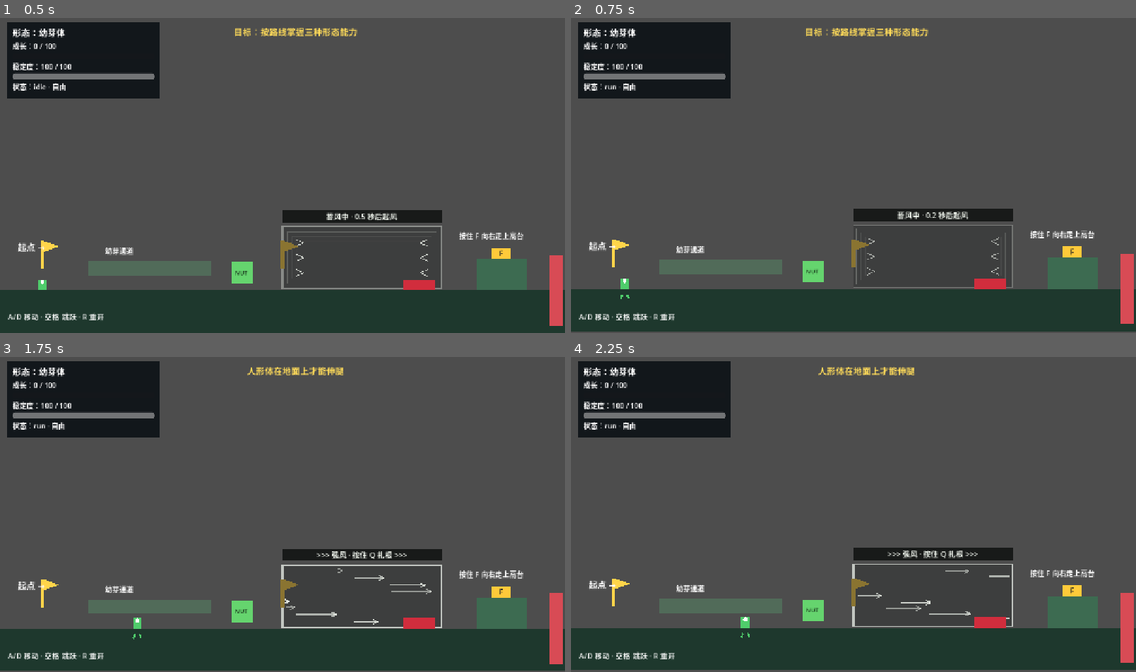
Above: before the commit, frames 1-4 (two rows, left to right).
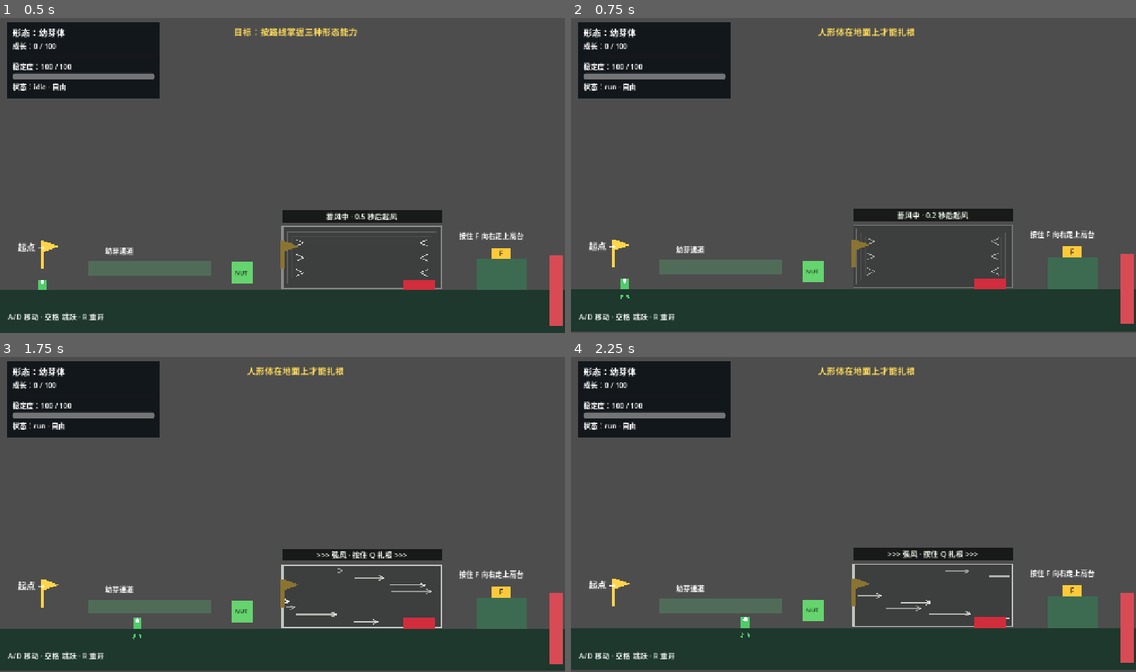
Above: after the commit, the same moments.

Repository: coicy/Yiguang-GGJ
Game: Godot game, scene res://scenes/app/main.tscn
The game is run twice, just before and just after one commit, with the same random seed, the same clock (stepped at 60 frames per second) and the same inputs.
Inputs (mouse positions are in pixels of both pictures, inside the frame that each line leads up to):
- Up to frame 1 (0.5 s): no input
- Up to frame 2 (0.75 s): move the mouse to (977, 159) at 0.52 s; press the mouse at (977, 159) at 0.53 s; hold D (move_right) from 0.53 s (still down)
- Up to frame 3 (1.75 s): keep holding D (move_right); tap Space (jump) at 0.77, 1.52 s; tap Q (ability_primary, bound only before the commit) at 0.8, 1.35 s; move the mouse to (169, 530) at 1.27 s; release the mouse at (169, 530) at 1.28 s; click (169, 530) at 1.42 s; tap F (ability_secondary, bound only before the commit) at 1.55 s
- Up to frame 4 (2.25 s): move the mouse to (910, 442) at 2.02 s; release D (move_right) at 2.03 s; hold A (move_left) from 2.03 s (still down); hold F (ability_secondary, bound only before the commit) from 2.03 s (still down)

Frame 1 is identical in both runs. In frame 2, 0.4% of the frame differs, in the area x 41-64%, y 3-6%; in frame 3, less than 0.1%; in frame 4, less than 0.1%.

Commit message:
feat: use left click and WASD for traversal abilities

Diff:
--- a/features/abilities/ability_controller.gd
+++ b/features/abilities/ability_controller.gd
@@ -85,11 +85,22 @@
 	if _standalone_form != null:
 		_leg_direction = direction.normalized() if not direction.is_zero_approx() else Vector2.ZERO
 		return
-	if not _leg_extended:
+	if not _rooted:
 		return
 	var next_direction := direction.normalized() if not direction.is_zero_approx() else Vector2.ZERO
 	if next_direction.is_zero_approx():
-		return
+		if _leg_extended:
+			stop_secondary()
+		_leg_direction = Vector2.ZERO
+		return
+	if not _leg_extended:
+		if _leg_area == null or _player == null or not _player.set_leg_extension_active(true):
+			feedback_requested.emit("上方空间不足，无法伸腿")
+			return
+		_leg_extended = true
+		_leg_area.set_deferred("monitoring", true)
+		_movement.set_leg_extended(true)
+		ability_state_changed.emit(&"legs")
 	_leg_direction = next_direction
 	_leg_area.position = next_direction * LEG_EXTENSION_OFFSET
 	_leg_area.rotation = next_direction.angle() + PI * 0.5
@@ -150,6 +161,8 @@
 
 func stop_primary() -> void:
 	var changed := false
+	if _leg_extended:
+		stop_secondary()
 	if _rooted:
 		_rooted = false
 		if _movement != null:
@@ -183,7 +196,7 @@
 func cancel_all() -> void:
 	stop_primary()
 	stop_secondary()
-	_leg_direction = Vector2.UP
+	_leg_direction = Vector2.ZERO
 
 
 func is_rooted() -> bool:
--- a/features/player/player.gd
+++ b/features/player/player.gd
@@ -33,14 +33,9 @@
 func _physics_process(delta: float) -> void:
 	resources.tick(delta)
 	abilities.tick()
-	if Input.is_action_just_pressed("ability_primary"):
-		abilities.start_primary()
-	if Input.is_action_just_released("ability_primary"):
-		abilities.stop_primary()
-	if Input.is_action_just_pressed("ability_secondary"):
-		abilities.try_extend_legs()
-	if Input.is_action_just_released("ability_secondary"):
-		abilities.stop_secondary()
+	var leg_direction := Input.get_vector("move_left", "move_right", "move_up", "move_down")
+	abilities.set_leg_extension_direction(leg_direction)
+	visuals.set_leg_direction(leg_direction)
 	var move_dir := Input.get_axis("move_left", "move_right")
 	var jump_held := Input.is_action_pressed("jump")
 
@@ -53,17 +48,9 @@
 
 
 func _unhandled_input(event: InputEvent) -> void:
-	var key_event := event as InputEventKey
-	if key_event != null and key_event.echo:
-		return
 	if event.is_action_pressed("ability_primary"):
-		abilities.start_primary()
-	elif event.is_action_released("ability_primary"):
-		abilities.stop_primary()
-	elif event.is_action_pressed("ability_secondary"):
-		abilities.try_extend_legs()
-	elif event.is_action_released("ability_secondary"):
-		abilities.stop_secondary()
+		abilities.toggle_primary()
+
 
 func _on_form_changed(form_id: StringName) -> void:
 	cancel_actions()
--- a/project.godot
+++ b/project.godot
@@ -64,12 +64,7 @@
 }
 ability_primary={
 "deadzone": 0.5,
-"events": [Object(InputEventKey,"resource_local_to_scene":false,"resource_name":"","device":-1,"window_id":0,"alt_pressed":false,"shift_pressed":false,"ctrl_pressed":false,"meta_pressed":false,"pressed":false,"keycode":0,"physical_keycode":81,"key_label":0,"unicode":113,"location":0,"echo":false,"script":null)
-]
-}
-ability_secondary={
-"deadzone": 0.5,
-"events": [Object(InputEventKey,"resource_local_to_scene":false,"resource_name":"","device":-1,"window_id":0,"alt_pressed":false,"shift_pressed":false,"ctrl_pressed":false,"meta_pressed":false,"pressed":false,"keycode":0,"physical_keycode":70,"key_label":0,"unicode":102,"location":0,"echo":false,"script":null)
+"events": [Object(InputEventMouseButton,"resource_local_to_scene":false,"resource_name":"","device":-1,"window_id":0,"alt_pressed":false,"shift_pressed":false,"ctrl_pressed":false,"meta_pressed":false,"pressed":false,"button_mask":1,"position":Vector2(0, 0),"global_position":Vector2(0, 0),"factor":1.0,"button_index":1,"canceled":false,"double_click":false,"script":null)
 ]
 }
 attack={
--- a/tests/scene/test_player_abilities.gd
+++ b/tests/scene/test_player_abilities.gd
@@ -19,14 +19,11 @@
 	assert(player.form_controller.restore_form(&"humanoid"))
 	await physics_frame
 	player.velocity.x = 240.0
-	Input.action_press(&"ability_primary")
+	_press_primary(player)
 	await _physics_steps(2)
 	assert(player.abilities.is_rooted())
 	assert(is_zero_approx(player.velocity.x))
-	Input.action_release(&"ability_primary")
-	await _physics_steps(2)
-	assert(not player.abilities.is_rooted())
-	Input.action_press(&"ability_secondary")
+	Input.action_press(&"move_up")
 	await _physics_steps(2)
 	assert(player.abilities.is_leg_extended())
 	assert(player.abilities.get_leg_extension_direction() == Vector2.UP)
@@ -35,15 +32,31 @@
 	assert(extended_shape.size.y == player.form_controller.get_current().collision_size.y + Player.LEG_EXTENSION_HEIGHT)
 	var step_platform := _make_step_platform()
 	root.add_child(step_platform)
+	Input.action_release(&"move_up")
+	await _physics_steps(2)
+	Input.action_press(&"move_down")
+	await _physics_steps(2)
+	Input.action_release(&"move_down")
+	assert(player.abilities.get_leg_extension_direction() == Vector2.DOWN)
+	await _physics_steps(2)
+	Input.action_press(&"move_left")
+	await _physics_steps(2)
+	Input.action_release(&"move_left")
+	assert(player.abilities.get_leg_extension_direction() == Vector2.LEFT)
+	await _physics_steps(2)
 	Input.action_press(&"move_right")
-	await _physics_steps(20)
+	await _physics_steps(2)
 	Input.action_release(&"move_right")
-	assert(player.global_position.x > 45.0)
-	assert(player.global_position.y < -40.0)
-	Input.action_release(&"ability_secondary")
+	assert(player.abilities.get_leg_extension_direction() == Vector2.RIGHT)
+	assert(is_zero_approx(player.velocity.x))
 	await _physics_steps(2)
 	assert(not player.abilities.is_leg_extended())
 	assert(extended_shape.size == player.form_controller.get_current().collision_size)
+	_release_primary(player)
+	await _physics_steps(2)
+	assert(player.abilities.is_rooted())
+	_press_primary(player)
+	assert(not player.abilities.is_rooted())
 	player.cancel_actions()
 	assert(not player.abilities.is_leg_extended())
 
@@ -56,7 +69,7 @@
 	var anchor := preload("res://features/abilities/vine_anchor.tscn").instantiate() as VineAnchor
 	root.add_child(anchor)
 	anchor.global_position = player.global_position + Vector2(120.0, -160.0)
-	Input.action_press(&"ability_primary")
+	_press_primary(player)
 	await _physics_steps(2)
 	assert(player.abilities.is_vine_attached())
 	var length_before := player.global_position.distance_to(anchor.global_position)
@@ -94,8 +107,9 @@
 	player.movement.tick(0.01, -1.0, false)
 	var left_radial := player.global_position - anchor.global_position
 	assert(atan2(left_radial.x, left_radial.y) >= -max_swing_angle - 0.01)
-	Input.action_release(&"ability_primary")
-	await _physics_steps(2)
+	_release_primary(player)
+	assert(player.abilities.is_vine_attached())
+	_press_primary(player)
 	assert(not player.abilities.is_vine_attached())
 
 	player.free()
@@ -130,3 +144,17 @@
 func _physics_steps(count: int) -> void:
 	for _step in count:
 		await physics_frame
+
+
+func _press_primary(player: Player) -> void:
+	var event := InputEventMouseButton.new()
+	event.button_index = MOUSE_BUTTON_LEFT
+	event.pressed = true
+	player._unhandled_input(event)
+
+
+func _release_primary(player: Player) -> void:
+	var event := InputEventMouseButton.new()
+	event.button_index = MOUSE_BUTTON_LEFT
+	event.pressed = false
+	player._unhandled_input(event)
--- a/tests/scene/test_whitebox_interactions.gd
+++ b/tests/scene/test_whitebox_interactions.gd
@@ -39,18 +39,12 @@
 	assert(player.form_controller.restore_form(&"humanoid"))
 	await physics_frame
 	player.velocity.x = 300.0
-	var root_pressed := InputEventAction.new()
-	root_pressed.action = &"ability_primary"
-	root_pressed.pressed = true
-	player._unhandled_input(root_pressed)
+	assert(player.abilities.toggle_primary())
 	assert(player.abilities.is_rooted())
 	assert(player.velocity == Vector2.ZERO)
 	wind_zone.apply_to_actor(player, 0.5)
 	assert(player.velocity == Vector2.ZERO)
-	var root_released := InputEventAction.new()
-	root_released.action = &"ability_primary"
-	root_released.pressed = false
-	player._unhandled_input(root_released)
+	assert(player.abilities.toggle_primary())
 	assert(not player.abilities.is_rooted())
 
 	var high_switch := preload("res://features/level/ability_switch.tscn").instantiate() as AbilitySwitch
@@ -60,7 +54,8 @@
 	gate.position = Vector2(300.0, 0.0)
 	root.add_child(gate)
 	gate.bind_switch(high_switch)
-	assert(player.abilities.try_extend_legs())
+	assert(player.abilities.toggle_primary())
+	player.abilities.set_leg_extension_direction(Vector2.UP)
 	await physics_frame
 	assert(not high_switch.is_active())
 	assert(high_switch.try_activate_area(player.abilities.leg_area()))
--- a/tests/unit/test_player_abilities.gd
+++ b/tests/unit/test_player_abilities.gd
@@ -8,9 +8,9 @@
 
 
 func _init() -> void:
-	assert(_action_has_physical_key(&"ability_primary", KEY_Q))
-	assert(not _action_has_mouse_button(&"ability_primary"))
-	assert(_action_has_physical_key(&"ability_secondary", KEY_F))
+	assert(_action_has_mouse_button(&"ability_primary"))
+	assert(_action_has_physical_key(&"move_up", KEY_W))
+	assert(_action_has_physical_key(&"move_down", KEY_S))
 
 	var controller := AbilityControllerScript.new()
 	controller.setup(HUMANOID_FORM)
@@ -48,6 +48,7 @@
 
 func _action_has_mouse_button(action: StringName) -> bool:
 	for event: InputEvent in InputMap.action_get_events(action):
-		if event is InputEventMouseButton:
+		var mouse_event := event as InputEventMouseButton
+		if mouse_event != null and mouse_event.button_index == MOUSE_BUTTON_LEFT:
 			return true
 	return false
Not shown, changed: README.md
Not shown, changed: docs/api/player.md
